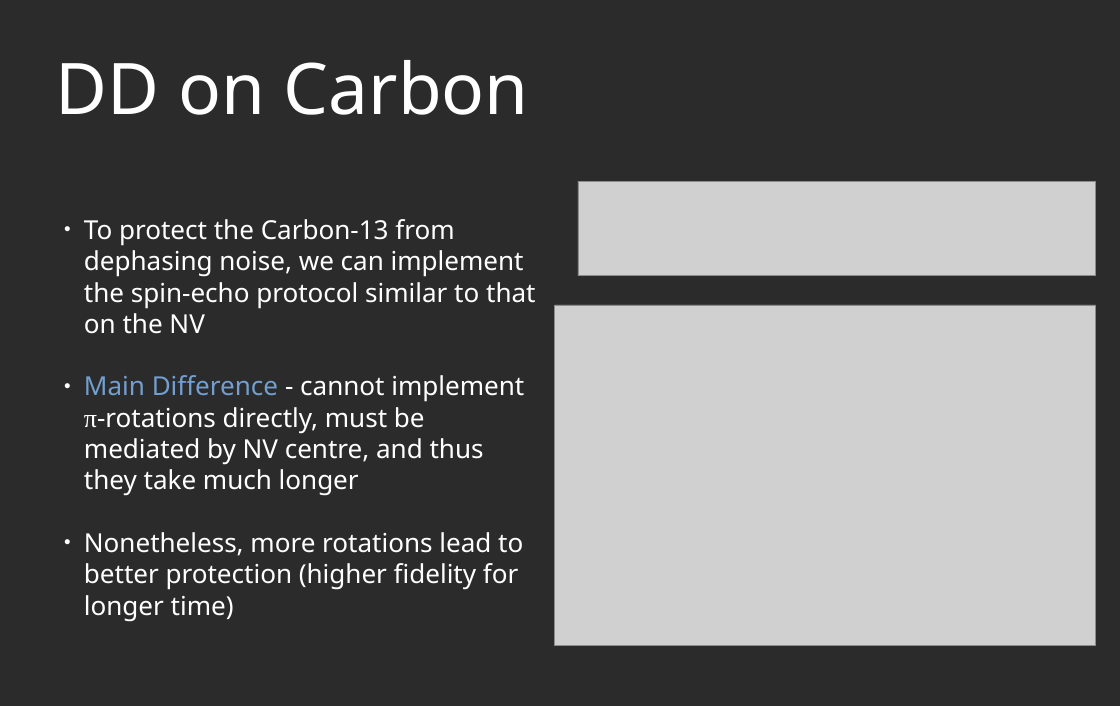
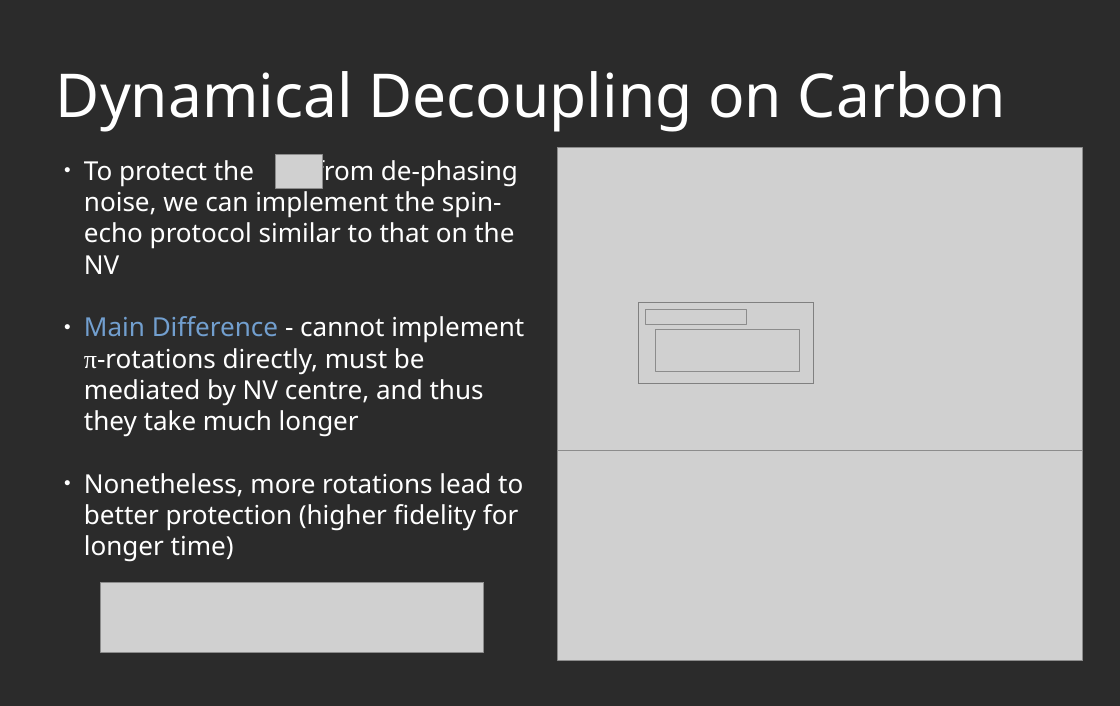
Before and after one commit to AGaliciaMartinez/Final-Project-Computational-Physics, a slide deck: slide 13 of presentation/NV_Carbons_presentation_Nico.odp. Drawn at 1120x706 pixels with LibreOffice and Linux fonts; fonts in the diff are those of the drawing; grey boxes stand for pictures; background and template pictures are left out; a plain dark background stands for a picture behind light text. Boxes give left, top, right and bottom in pixels: in the first picture for what was removed or moved away, otherwise in the second. Text is boxed around its words. In the diff, an @@ line names an element or a change of style, - is before the commit and + after.

```diff
--- a/presentation/NV_Carbons_presentation_Nico.odp
+++ b/presentation/NV_Carbons_presentation_Nico.odp
@@ title at <box>56,71,1006,132</box>: text changed; size 60 to 51 pt @@
-DD on Carbon
+Dynamical Decoupling on Carbon
@@ text "To protect the from de-phasing ...": place and size @@
-text "To protect the from de-phasing ..." at <box>84,219,535,622</box>
+text "To protect the from de-phasing ..." at <box>84,155,524,562</box>
@@ picture: place and size @@
-picture at <box>578,181,1095,276</box>
+picture at <box>558,148,1083,451</box>
@@ text at <box>84,155,518,274</box>: text changed @@
-● To protect the Carbon-13 from dephasing noise, we can implement the spin-echo protocol similar to that on the NV
+● To protect the from de-phasing noise, we can implement the spin-echo protocol similar to that on the NV
@@ picture added at <box>276,155,323,188</box> @@
@@ rectangle added at <box>639,302,814,382</box>, outline #808080 0 pt @@
@@ picture added at <box>645,309,746,324</box> @@
@@ picture added at <box>656,330,800,371</box> @@
@@ picture: place and size @@
-picture at <box>555,305,1095,645</box>
+picture at <box>558,451,1083,661</box>
@@ picture added at <box>101,582,484,652</box> @@
```
Also in this commit, not shown: 2 other slides changed, 13 other files.
